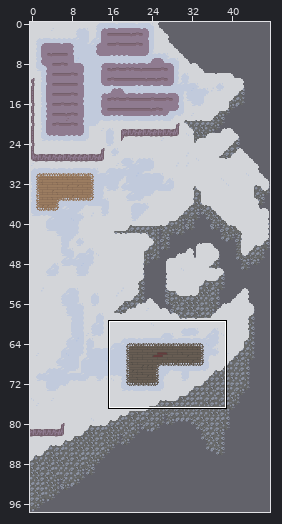
One commit to this Tiled map: rughai/tiles/tiled/r_0_8/r_0_8.tmx. Above, an overview of the earlier version with the close-up marked.
Close-up. As it was:
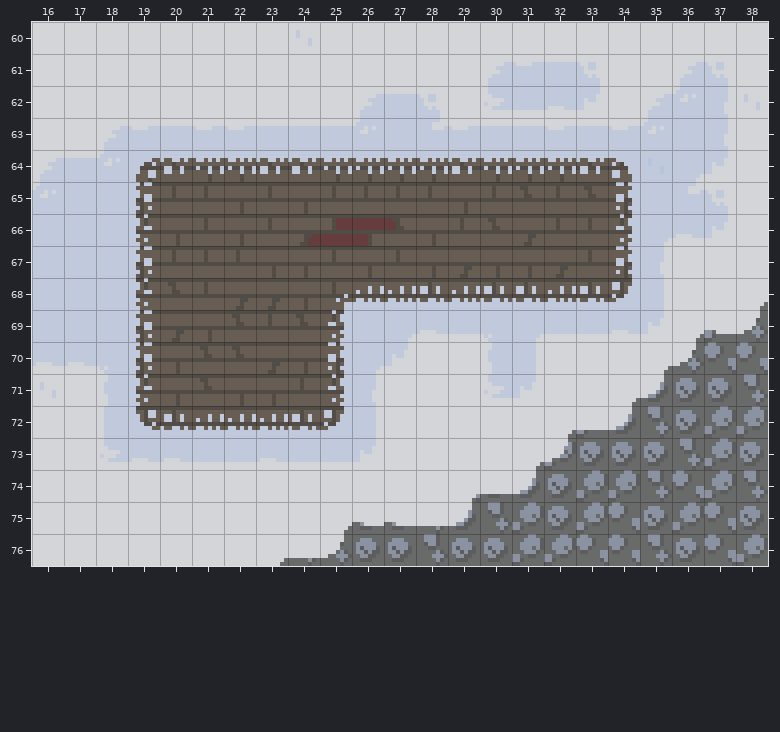
Cells are 8x8 px. Shown: x 16..38, y 60..76. The commit also changed other parts of the map, which this record leaves out.
Now the later version:
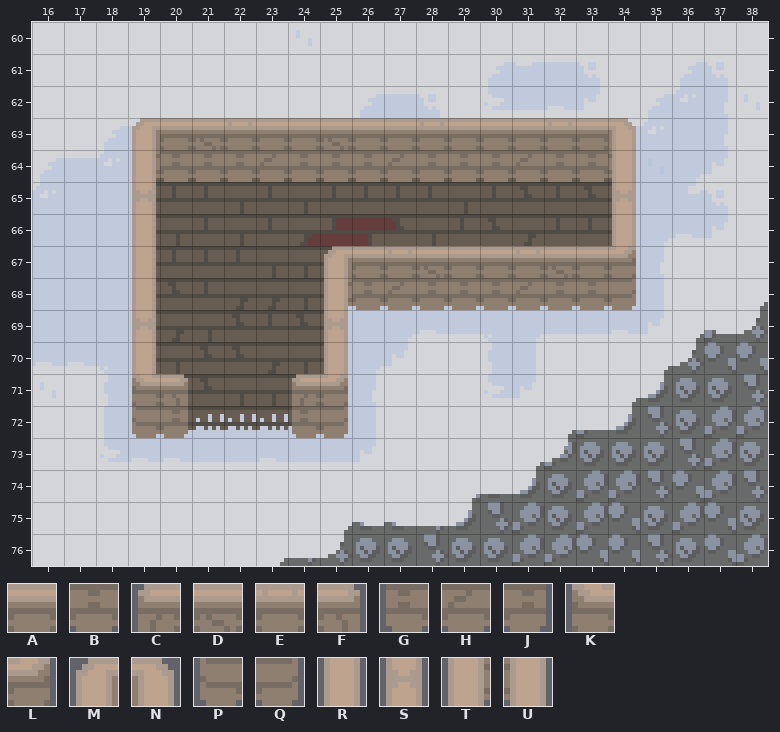
Key: from "walls_tileset": A 1, B 6, C 12, D 13, E 14, F 15, G 18, H 20, J 21, K 24, L 25, M 26, N 27, P 30, Q 31, R 38, S 39, T 40, U 41.
_ is an empty cell, . an unchanged one.
Tiles of an added or newly shown layer are drawn over the layers below it.
The exact change:
--- layer "rat_0" (added)
@@ x 19..34 @@
-63 ________________
-64 ________________
-65 _.............._
-66 _.............._
-67 _.....__________
-68 _.....__________
-69 _....._.........
-70 _....._.........
-71 __...__.........
-72 __...__.........
+63 MADEAADAAEAAAEAN
+64 TBBBHBBBHBBBHBBU
+65 S..............S
+66 R..............R
+67 R.....MAEDAAEDAL
+68 R.....TBHBBBHBBQ
+69 S.....S.........
+70 R.....R.........
+71 KF...CL.........
+72 PJ...GQ.........
Changed places in both close-ups, as pixel boxes (x1, y1, x2, y2):
added: (132, 118, 636, 438)
